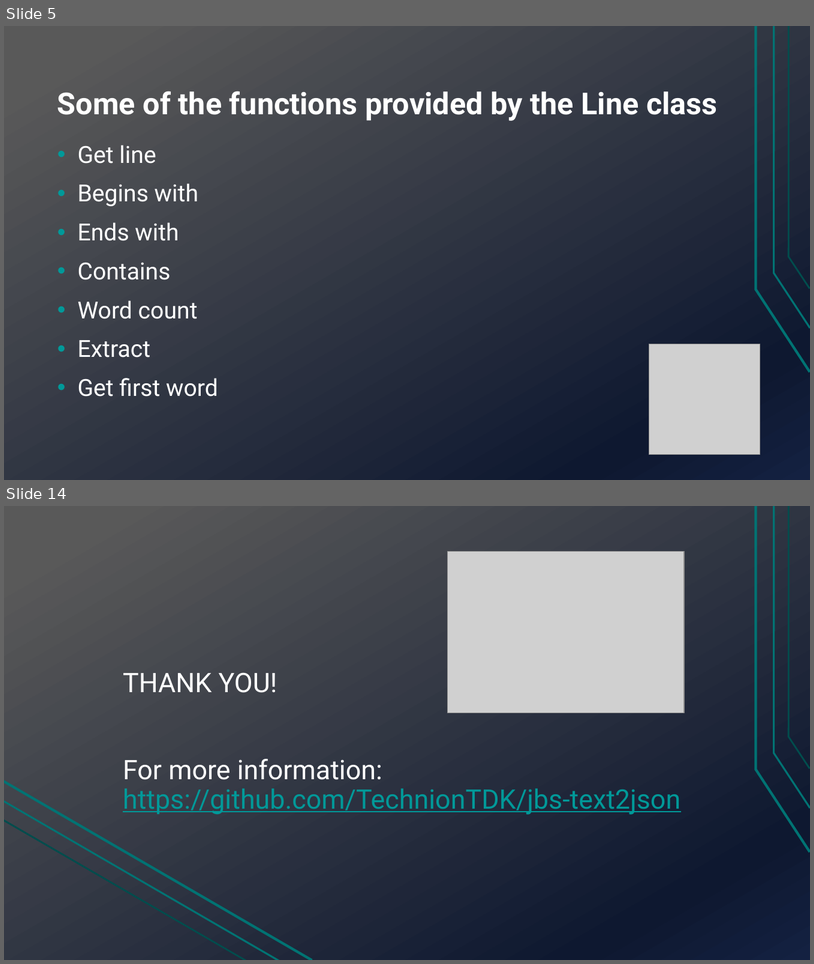
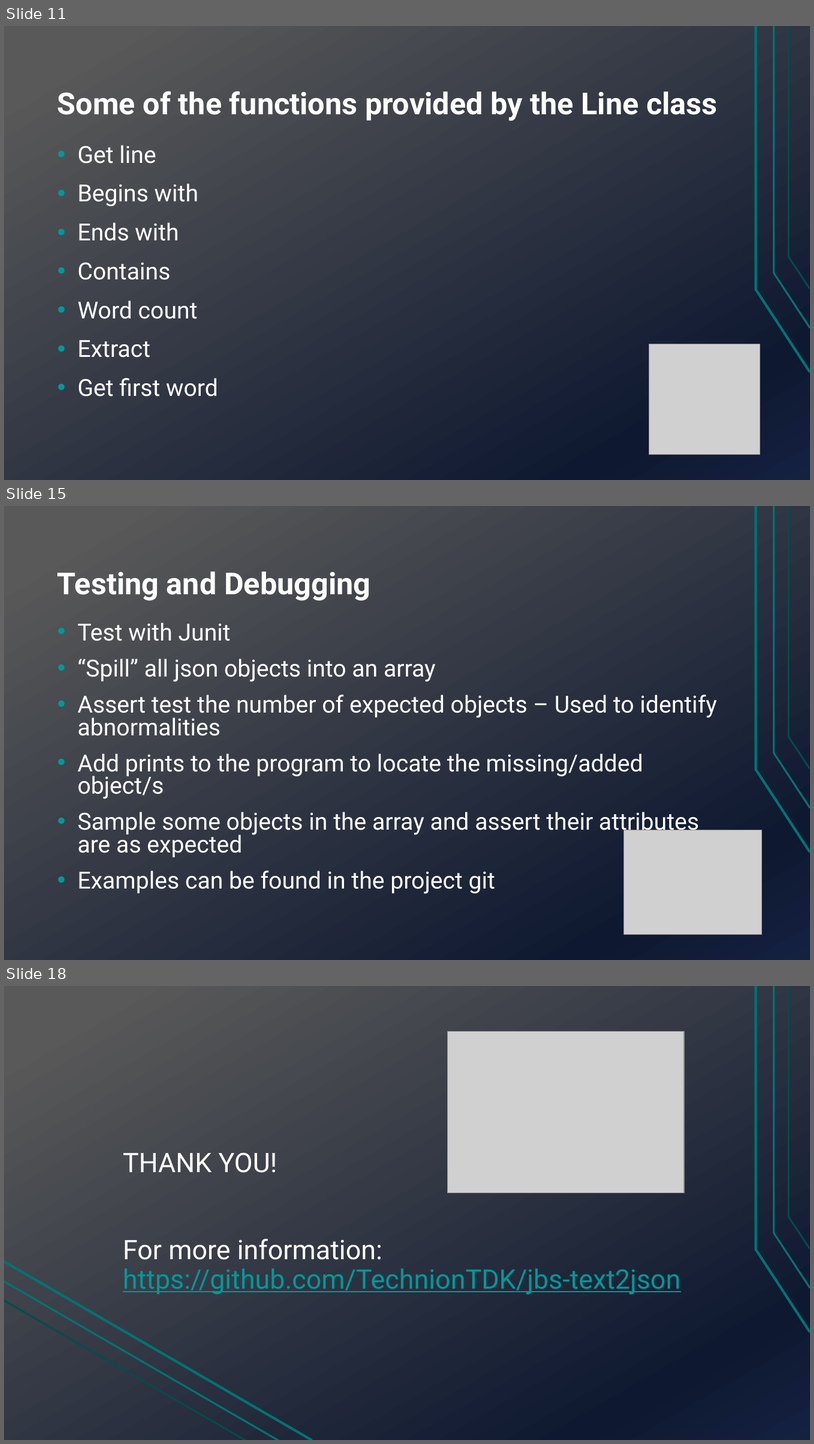
Before and after one commit to TechnionTDK/jbs-text2json, a slide deck: Text2Json.pptx. Shown one above the other, each under a label of ours: slides 5 and 14 before the commit, slides 11, 15 and 18 after it; the slides between them are not shown. The pictures are 814x964 and 814x1444 pixels, drawn with LibreOffice and Linux fonts; fonts in the diff are those of the drawing; grey boxes stand for pictures. Boxes give left, top, right and bottom in pixels: in the first picture for what was removed or moved away, otherwise in the second. Text is boxed around its words. In the diff, an @@ line names an element or a change of style, - is before the commit and + after.

```diff
--- a/Text2Json.pptx
+++ b/Text2Json.pptx
@@ slide 15 added at (x1=4, y1=506, x2=810, y2=960), background gradient #595959 to #0F1931 to #142242; not listed: 3 template elements that a slide beside it also shows @@
@@ title added at (x1=57, y1=571, x2=371, y2=601), 36 pt, text #FFFFFF, bold @@
+Testing and Debugging
@@ text added at (x1=78, y1=622, x2=717, y2=894), 28 pt, text #FFFFFF @@
+• Test with Junit
+• “Spill” all json objects into an array
+• Assert test the number of expected objects – Used to identify abnormalities
+• Add prints to the program to locate the missing/added object/s
+• Sample some objects in the array and assert their attributes are as expected
+• Examples can be found in the project git
@@ picture added at (x1=624, y1=830, x2=762, y2=935) @@
@@ what was slide 5 is now slide 11 @@
@@ what was slide 14 is now slide 18 @@
```
Also in this commit, not shown: 8 slides changed, 4 other slides added, 1 slide removed.
